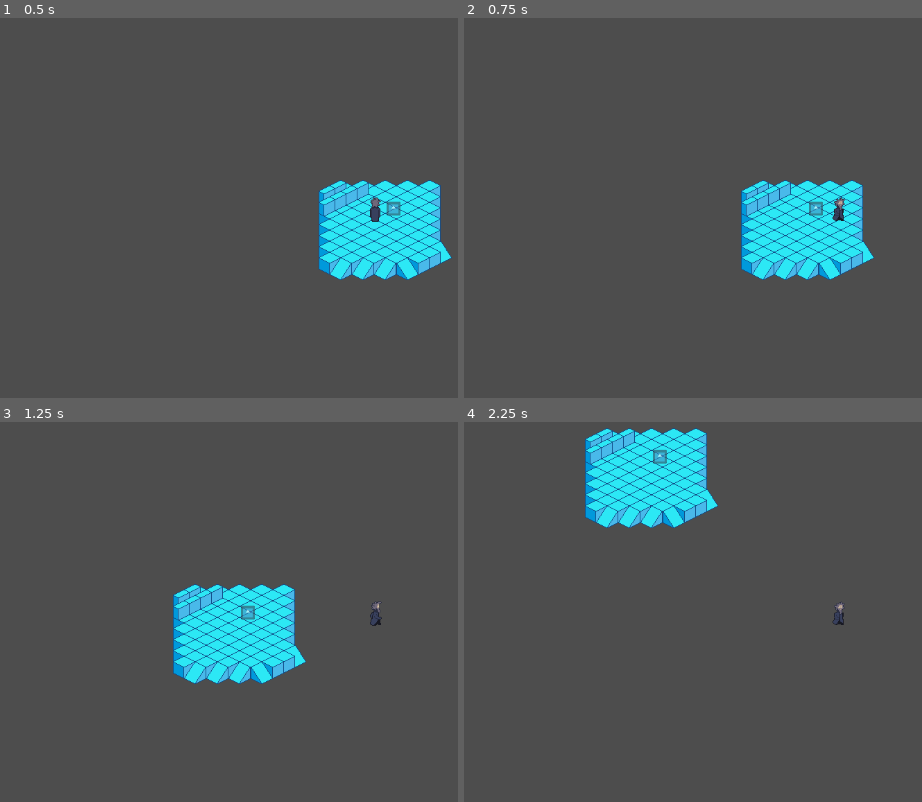
Above: before the commit, frames 1-4 (two rows, left to right).
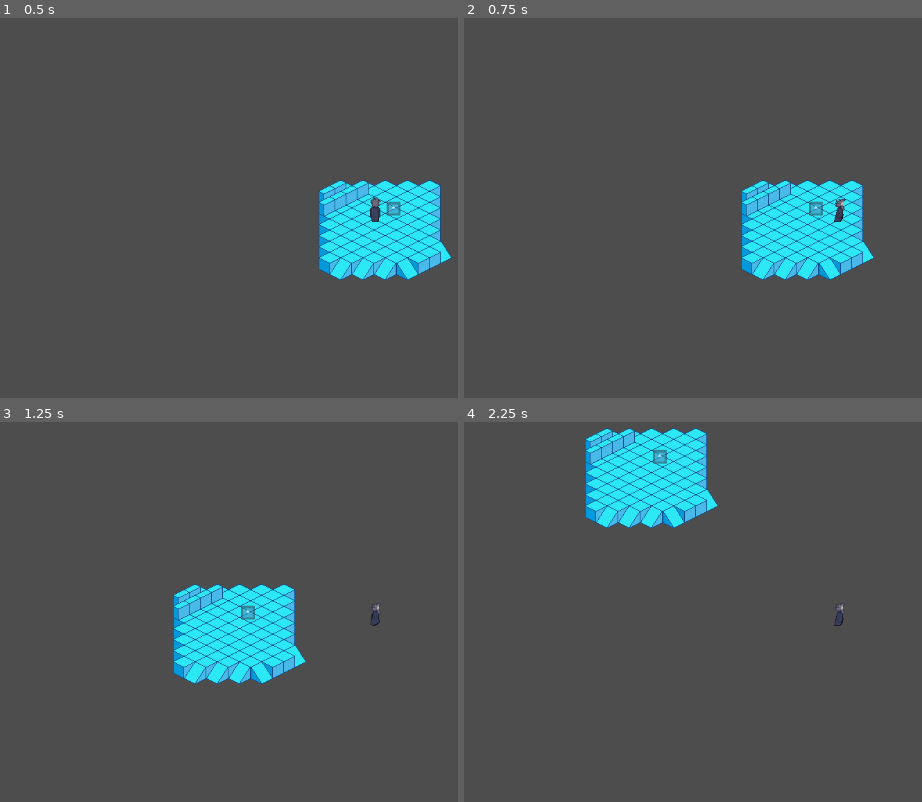
Above: after the commit, the same moments.

Repository: seanj29/LostEchoes
Game: Godot game, scene res://Scenes/Main.tscn
The game is run twice, just before and just after one commit, with the same random seed, the same clock (stepped at 60 frames per second) and the same inputs. The engine's default icon, where the game draws it, is replaced by a stand-in: a white triangle on a blue panel in a dark square.
Inputs:
- Up to frame 1 (0.5 s): no input
- Up to frame 2 (0.75 s): tap Enter at 0.5 s; hold Right (Right) from 0.53 s (still down); tap Space (Special) at 0.6 s
- Up to frame 3 (1.25 s): keep holding Right (Right)
- Up to frame 4 (2.25 s): release Right (Right) at 1.28 s; hold Down (Down) 1.28-2.03 s; tap Space (Special) at 1.35, 2.1 s; hold Right (Right) from 2.03 s (still down)

Frame 1 is identical in both runs. In frame 2, less than 0.1% of the frame differs, in the area x 80-84%, y 47-54%; in frame 3, less than 0.1%; in frame 4, less than 0.1%.

Commit message:
added west movement, and fixed a few typos

Diff:
--- a/Scenes/PlayerCharacter.tscn
+++ b/Scenes/PlayerCharacter.tscn
@@ -77,9 +77,29 @@
 atlas = ExtResource("3_0iqea")
 region = Rect2(160, 0, 32, 48)
 
-[sub_resource type="AtlasTexture" id="AtlasTexture_s0o63"]
-atlas = ExtResource("3_0iqea")
-region = Rect2(64, 768, 32, 48)
+[sub_resource type="AtlasTexture" id="AtlasTexture_8w1of"]
+atlas = ExtResource("3_0iqea")
+region = Rect2(0, 288, 32, 48)
+
+[sub_resource type="AtlasTexture" id="AtlasTexture_pggtv"]
+atlas = ExtResource("3_0iqea")
+region = Rect2(32, 288, 32, 48)
+
+[sub_resource type="AtlasTexture" id="AtlasTexture_tmkv2"]
+atlas = ExtResource("3_0iqea")
+region = Rect2(64, 288, 32, 48)
+
+[sub_resource type="AtlasTexture" id="AtlasTexture_vfl8h"]
+atlas = ExtResource("3_0iqea")
+region = Rect2(96, 288, 32, 48)
+
+[sub_resource type="AtlasTexture" id="AtlasTexture_happk"]
+atlas = ExtResource("3_0iqea")
+region = Rect2(128, 288, 32, 48)
+
+[sub_resource type="AtlasTexture" id="AtlasTexture_ipb8b"]
+atlas = ExtResource("3_0iqea")
+region = Rect2(160, 288, 32, 48)
 
 [sub_resource type="AtlasTexture" id="AtlasTexture_bj71u"]
 atlas = ExtResource("3_0iqea")
@@ -105,10 +125,6 @@
 atlas = ExtResource("3_0iqea")
 region = Rect2(160, 912, 32, 48)
 
-[sub_resource type="AtlasTexture" id="AtlasTexture_gwven"]
-atlas = ExtResource("3_0iqea")
-region = Rect2(32, 432, 32, 48)
-
 [sub_resource type="AtlasTexture" id="AtlasTexture_wenlm"]
 atlas = ExtResource("3_0iqea")
 region = Rect2(0, 624, 32, 48)
@@ -156,6 +172,30 @@
 [sub_resource type="AtlasTexture" id="AtlasTexture_bn0b4"]
 atlas = ExtResource("3_0iqea")
 region = Rect2(160, 48, 32, 48)
+
+[sub_resource type="AtlasTexture" id="AtlasTexture_d66ww"]
+atlas = ExtResource("3_0iqea")
+region = Rect2(0, 336, 32, 48)
+
+[sub_resource type="AtlasTexture" id="AtlasTexture_w2lgm"]
+atlas = ExtResource("3_0iqea")
+region = Rect2(32, 336, 32, 48)
+
+[sub_resource type="AtlasTexture" id="AtlasTexture_jts8s"]
+atlas = ExtResource("3_0iqea")
+region = Rect2(64, 336, 32, 48)
+
+[sub_resource type="AtlasTexture" id="AtlasTexture_7lcc3"]
+atlas = ExtResource("3_0iqea")
+region = Rect2(96, 336, 32, 48)
+
+[sub_resource type="AtlasTexture" id="AtlasTexture_num0l"]
+atlas = ExtResource("3_0iqea")
+region = Rect2(128, 336, 32, 48)
+
+[sub_resource type="AtlasTexture" id="AtlasTexture_smx1p"]
+atlas = ExtResource("3_0iqea")
+region = Rect2(160, 336, 32, 48)
 
 [sub_resource type="SpriteFrames" id="SpriteFrames_sn20r"]
 animations = [{
@@ -230,8 +270,28 @@
 }, {
 "frames": [{
 "duration": 1.0,
-"texture": SubResource("AtlasTexture_s0o63")
-}, {
+"texture": SubResource("AtlasTexture_8w1of")
+}, {
+"duration": 1.0,
+"texture": SubResource("AtlasTexture_pggtv")
+}, {
+"duration": 1.0,
+"texture": SubResource("AtlasTexture_tmkv2")
+}, {
+"duration": 1.0,
+"texture": SubResource("AtlasTexture_vfl8h")
+}, {
+"duration": 1.0,
+"texture": SubResource("AtlasTexture_happk")
+}, {
+"duration": 1.0,
+"texture": SubResource("AtlasTexture_ipb8b")
+}],
+"loop": true,
+"name": &"Idle_W",
+"speed": 5.0
+}, {
+"frames": [{
 "duration": 1.0,
 "texture": SubResource("AtlasTexture_bj71u")
 }, {
@@ -256,9 +316,6 @@
 }, {
 "frames": [{
 "duration": 1.0,
-"texture": SubResource("AtlasTexture_gwven")
-}, {
-"duration": 1.0,
 "texture": SubResource("AtlasTexture_wenlm")
 }, {
 "duration": 1.0,
@@ -301,6 +358,29 @@
 }],
 "loop": true,
 "name": &"Walk_S",
+"speed": 5.0
+}, {
+"frames": [{
+"duration": 1.0,
+"texture": SubResource("AtlasTexture_d66ww")
+}, {
+"duration": 1.0,
+"texture": SubResource("AtlasTexture_w2lgm")
+}, {
+"duration": 1.0,
+"texture": SubResource("AtlasTexture_jts8s")
+}, {
+"duration": 1.0,
+"texture": SubResource("AtlasTexture_7lcc3")
+}, {
+"duration": 1.0,
+"texture": SubResource("AtlasTexture_num0l")
+}, {
+"duration": 1.0,
+"texture": SubResource("AtlasTexture_smx1p")
+}],
+"loop": true,
+"name": &"Walk_W",
 "speed": 5.0
 }]
 
@@ -314,7 +394,7 @@
 
 [node name="Sprite" type="AnimatedSprite2D" parent="."]
 sprite_frames = SubResource("SpriteFrames_sn20r")
-animation = &"Walk_E"
+animation = &"Walk_W"
 script = ExtResource("4_3xseh")
 
 [node name="CollisionShape2D" type="CollisionShape2D" parent="."]
--- a/Scripts/PlayerAnims.gd
+++ b/Scripts/PlayerAnims.gd
@@ -18,8 +18,11 @@
 			play("Walk_N")
 		Direction.E:
 			play("Walk_E")
+		Direction.W:
+			play("Walk_W")
 		Direction.S:
 			play("Walk_S")
+
 		_:
 			print("WHy is this not wokring aaaah")
 
@@ -31,6 +34,8 @@
 			play("Idle_N")
 		Direction.E:
 			play("Idle_E")
+		Direction.W:
+			play("Idle_W")
 		Direction.S:
 			play("Idle_S")
 		_:
Not shown: 1 places in Scenes/PlayerCharacter.tscn that only renumber resources
